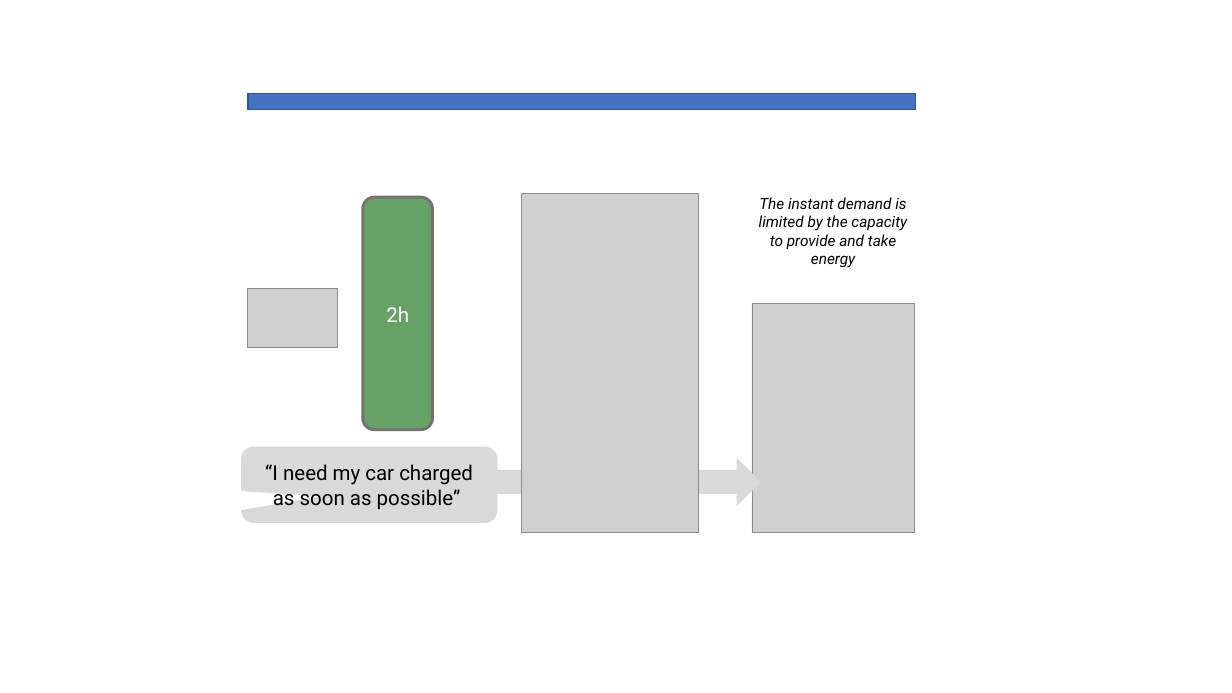
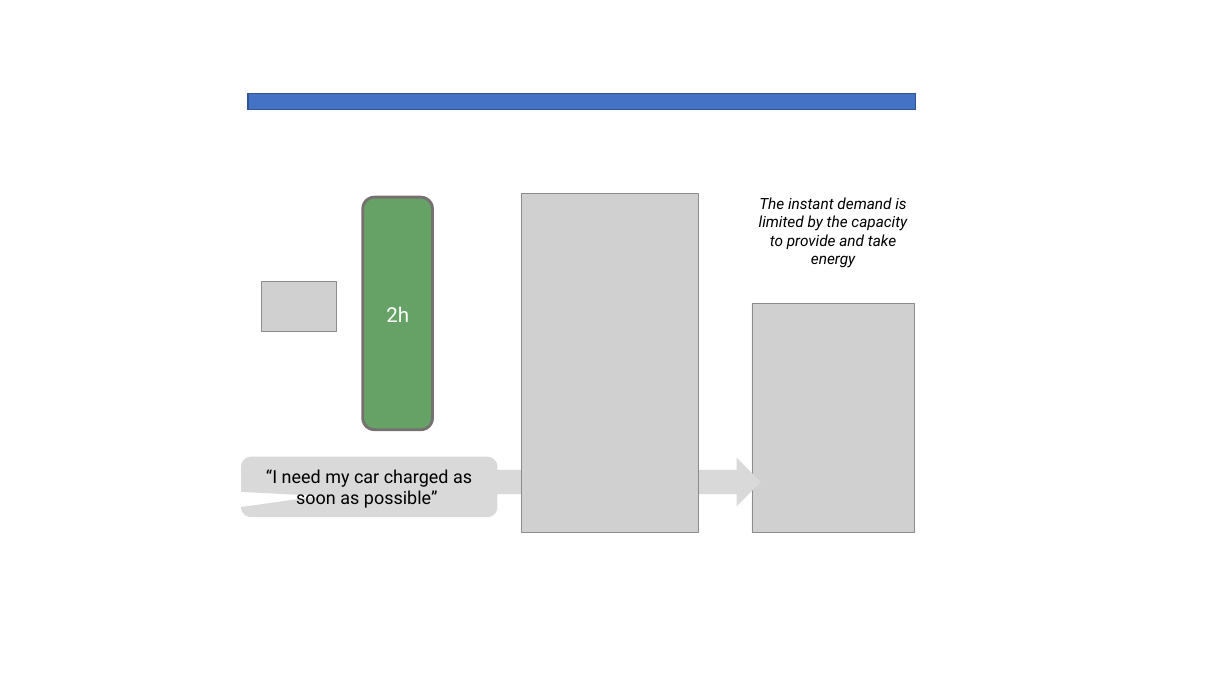
Before and after one commit to cvmartin/eflows.site, a slide deck: slide 13 of support/support_eflows.pptx. Drawn at 1232x693 pixels with LibreOffice and Linux fonts; fonts in the diff are those of the drawing; grey boxes stand for pictures. Boxes give left, top, right and bottom in pixels: in the first picture for what was removed or moved away, otherwise in the second. Text is boxed around its words. In the diff, an @@ line names an element or a change of style, - is before the commit and + after.

```diff
--- a/support/support_eflows.pptx
+++ b/support/support_eflows.pptx
@@ picture: place and size @@
-picture at [248, 288, 337, 348]
+picture at [262, 282, 336, 332]
@@ rounded speech box "“I need my car charged ...": place and size @@
-rounded speech box "“I need my car charged ..." at [241, 446, 497, 523]
+rounded speech box "“I need my car charged ..." at [241, 457, 497, 517]
@@ rounded speech box "“I need my car charged ..." at [241, 457, 497, 517]: size 16 to 14 pt @@
```
Also in this commit, not shown: 1 other slide changed, 17 other files.
